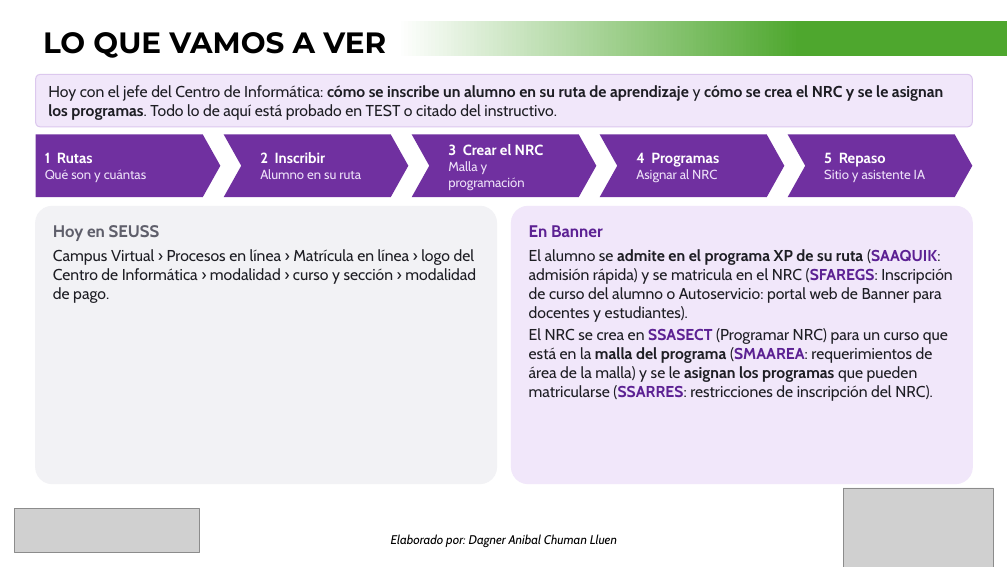
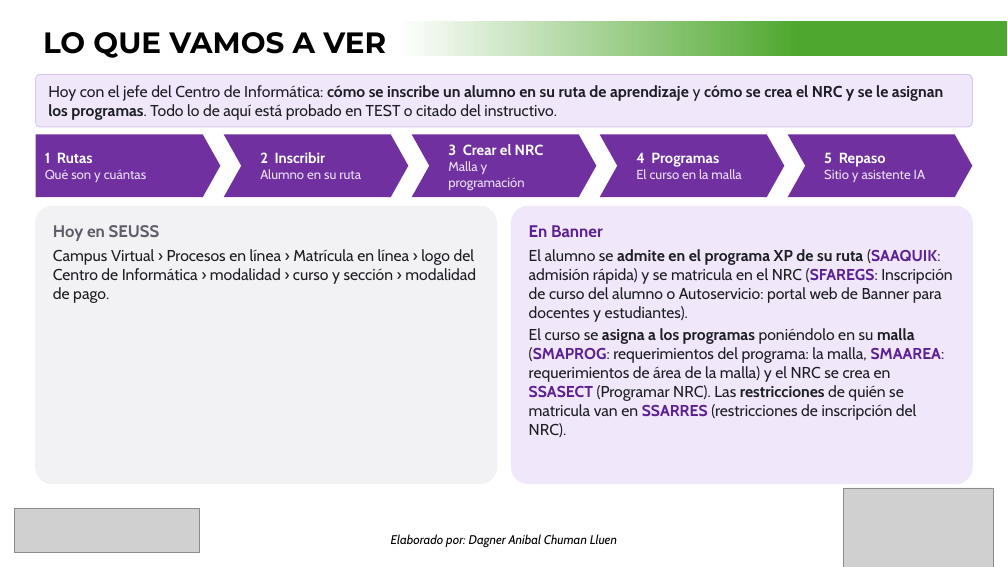
Before and after one commit to dagnerchuman/ellucian-instructivos, a slide deck: slide 2 of docs/presentaciones/RUTA DE APRENDIZAJE - INSCRIPCIÓN, NRC Y PROGRAMAS - CENTRO DE INFORMÁTICA.pptx. Drawn at 1008x567 pixels with LibreOffice and Linux fonts; fonts in the diff are those of the drawing; grey boxes stand for pictures. Boxes give left, top, right and bottom in pixels: in the first picture for what was removed or moved away, otherwise in the second. Text is boxed around its words. In the diff, an @@ line names an element or a change of style, - is before the commit and + after.

```diff
--- a/docs/presentaciones/RUTA DE APRENDIZAJE - INSCRIPCIÓN, NRC Y PROGRAMAS - CENTRO DE INFORMÁTICA.pptx
+++ b/docs/presentaciones/RUTA DE APRENDIZAJE - INSCRIPCIÓN, NRC Y PROGRAMAS - CENTRO DE INFORMÁTICA.pptx
@@ text in chevron at (x1=636, y1=169, x2=741, y2=179): text changed @@
-Asignar al NRC
+El curso en la malla
@@ text in rounded rectangle at (x1=529, y1=328, x2=945, y2=437): text changed @@
-El NRC se crea en SSASECT (Programar NRC) para un curso que está en la malla del programa (SMAAREA: requerimientos de área de la malla) y se le asignan los programas que pueden matricularse (SSARRES: restricciones de inscripción del NRC).
+El curso se asigna a los programas poniéndolo en su malla (SMAPROG: requerimientos del programa: la malla, SMAAREA: requerimientos de área de la malla) y el NRC se crea en SSASECT (Programar NRC). Las restricciones de quién se matricula van en SSARRES (restricciones de inscripción del NRC).
```
Also in this commit, not shown: 6 other slides changed, 9 other files.
